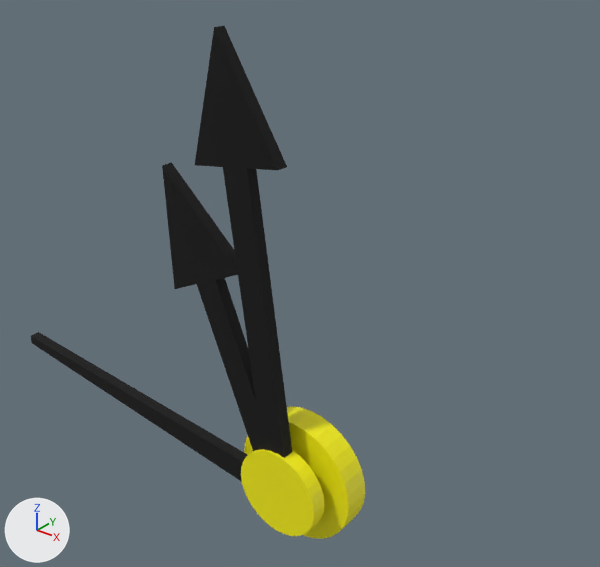
An edit to the FBX model Assets/Models/Clocktower/ClockTowerHands.fbx, drawn before and after from the same camera.
Before and after are seen from a camera (50 mm lens) standing at (0.00988, -0.03788, 0.0658) and looking at (-0.00061, -0.02477, 0.05767). Every picture has the same lights, and +X, +Y and +Z are marked at lower left. Where no turn or scale is listed for an object, it has been applied to the vertices.
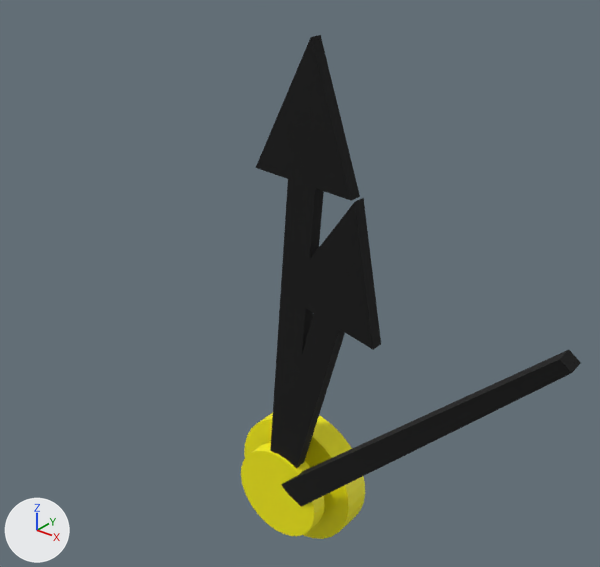
Commit message: Clock Hands FIXED

Changed parts and their boxes (x1, y1, x2, y2) in the pictures (600 x 567 px):
```json
{"object": "polySurface42", "change": "turned", "before": [195, 26, 292, 458], "after": [256, 35, 360, 452]}
{"object": "polySurface43", "change": "turned", "before": [162, 162, 273, 452], "after": [275, 198, 381, 468]}
{"object": "polySurface44", "change": "turned", "before": [31, 332, 247, 482], "after": [281, 350, 581, 507]}
```

Edits to the scene script, one JSON object a line:
```json
{"op": "set", "path": "ob_polysurface43.rotation_euler", "old": "(0.0, 0.0, 0.174)", "new": "(0.0, 0.0, -0.482)", "note": "degrees (0, 0, 10) -> degrees (0, 0, -28)"}
{"op": "set", "path": "ob_polysurface42.rotation_euler", "old": "(0.0, 0.0, -0.42)", "new": "(0.0, 0.0, -0.642)", "note": "degrees (0, 0, -24) -> degrees (0, 0, -37)"}
{"op": "set", "path": "ob_polysurface44.rotation_euler", "old": "(0.0, 0.0, -2.429)", "new": "(-0.0722, -0.152, 1.617)", "note": "degrees (0, 0, -139) -> degrees (-4.1, -8.7, 93)"}
```
